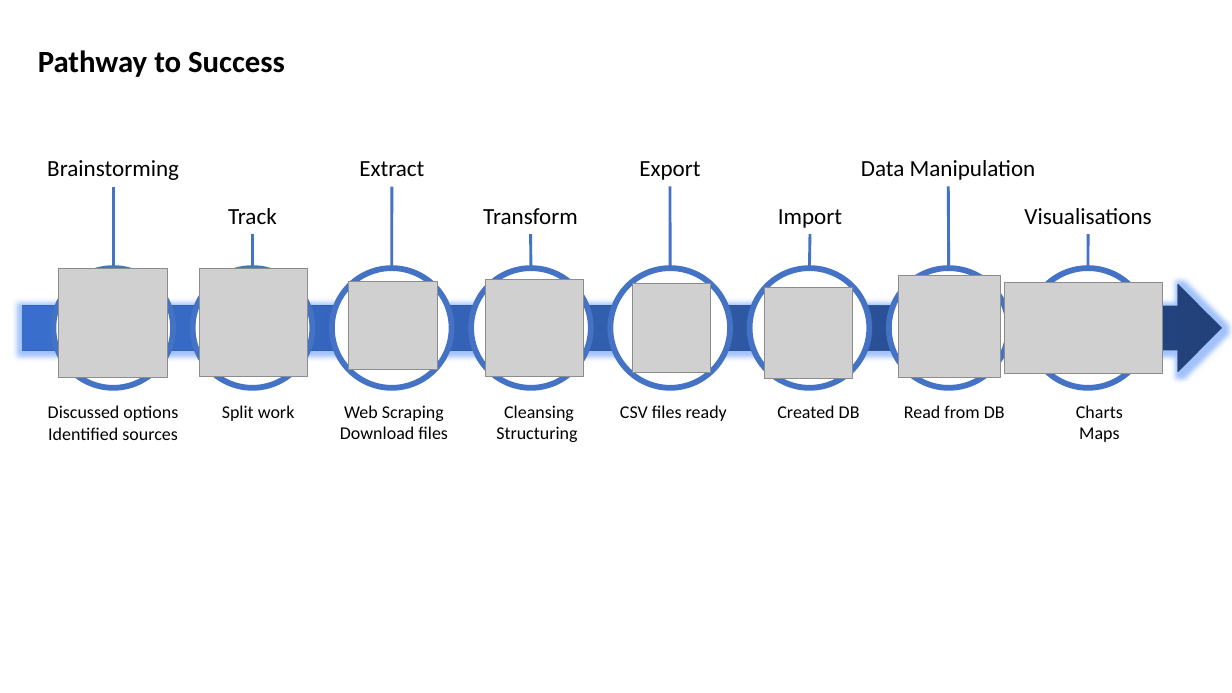
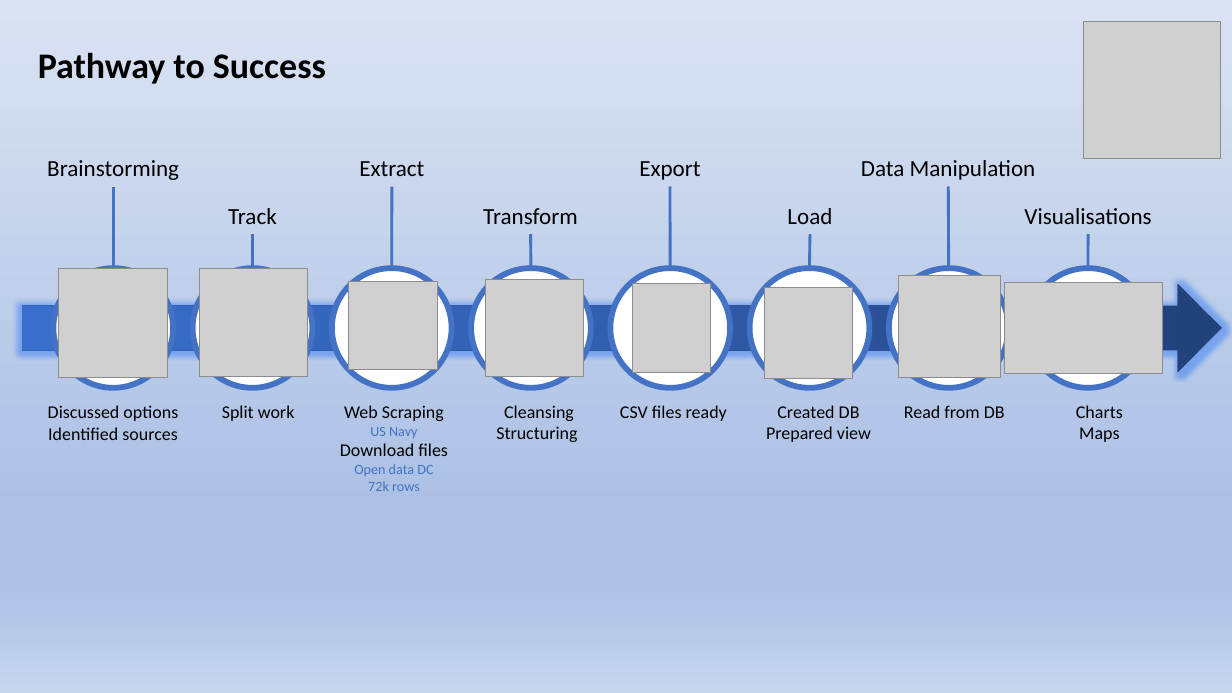
Before and after one commit to fsantosvix/Project3-Group2, a slide deck: slide 2 of Presentation/Project 3 Group 2 powerpoint.pptx (slide 3 before the commit). Drawn at 1232x693 pixels with LibreOffice and Linux fonts; fonts in the diff are those of the drawing; grey boxes stand for pictures. Boxes give left, top, right and bottom in pixels: in the first picture for what was removed or moved away, otherwise in the second. Text is boxed around its words. In the diff, an @@ line names an element or a change of style, - is before the commit and + after.

```diff
--- a/Presentation/Project 3 Group 2 powerpoint.pptx
+++ b/Presentation/Project 3 Group 2 powerpoint.pptx
@@ background #FFFFFF to gradient #DAE3F3 to #ABC0E4 to #C7D5ED @@
@@ picture added at [1084, 22, 1221, 159] @@
@@ text "Pathway to Success" at [38, 52, 326, 84]: size 24 to 28 pt @@
@@ text at [787, 208, 832, 224]: text changed @@
-Import
+Load
@@ text at [370, 427, 418, 438]: paragraph added @@
+US Navy
@@ text at [766, 426, 871, 442]: paragraph added @@
+Prepared view
@@ text at [354, 464, 433, 491]: paragraphs added @@
+Open data DC
+72k rows
```
Also in this commit, not shown: 1 other slide changed, 2 slides added, 5 slides removed, 22 other files.
